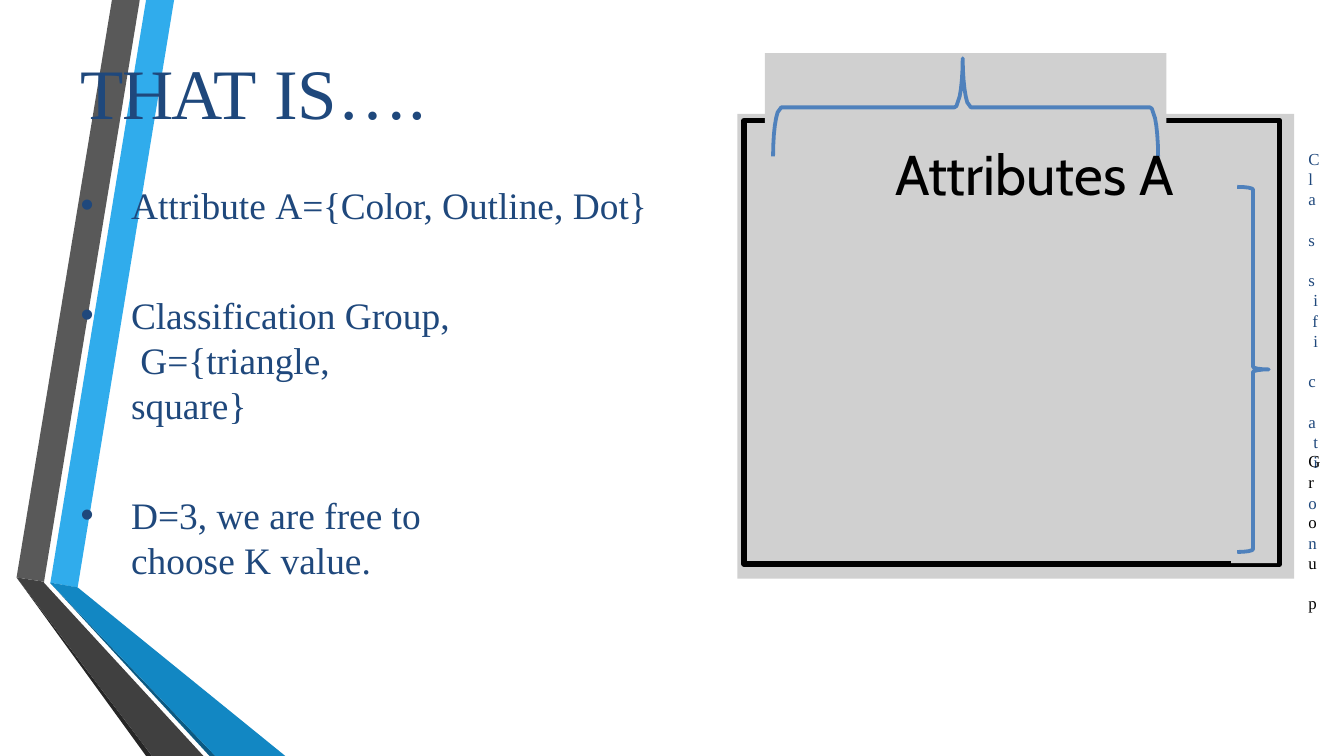
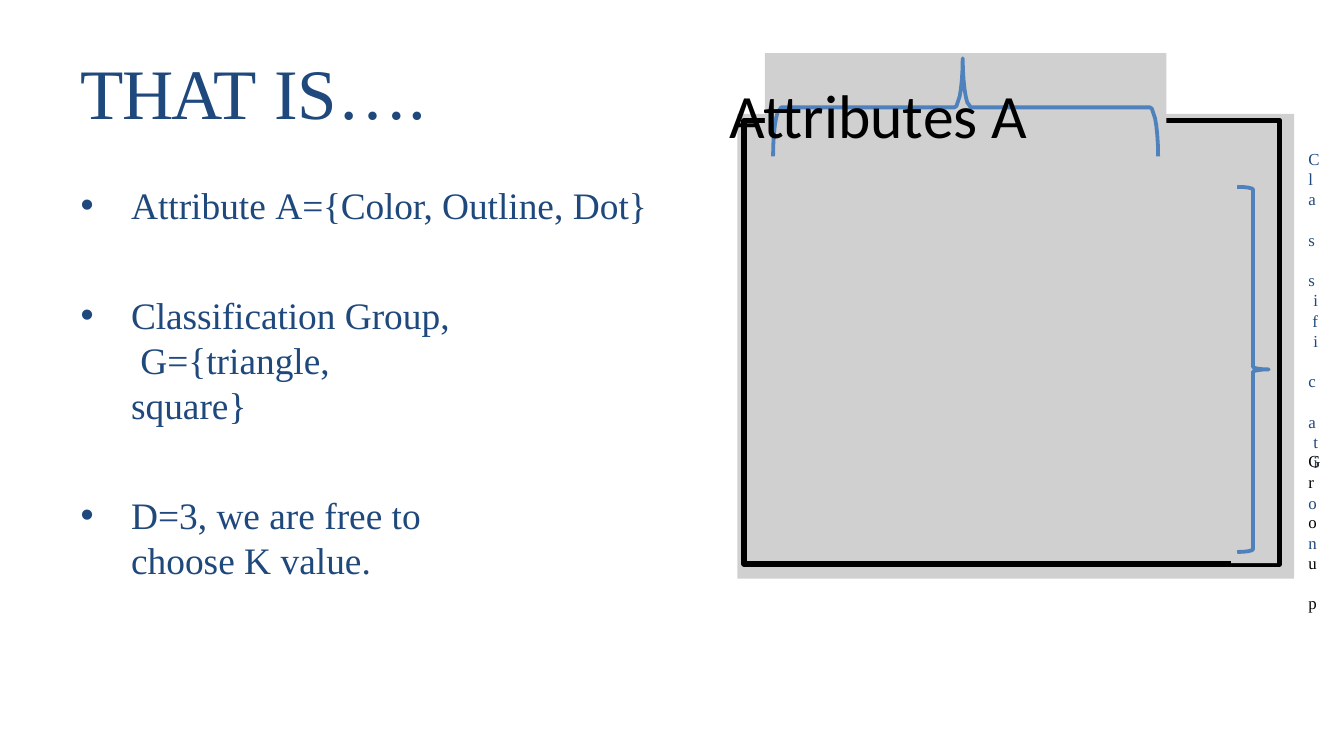
Before and after one commit to sanghmitras/knn_character_recognition, a slide deck: slide 8 of knn ppt.pptx. Drawn at 1344x756 pixels with LibreOffice and Linux fonts; fonts in the diff are those of the drawing; grey boxes stand for pictures; background and template pictures are left out. Boxes give left, top, right and bottom in pixels: in the first picture for what was removed or moved away, otherwise in the second. Text is boxed around its words. In the diff, an @@ line names an element or a change of style, - is before the commit and + after.

```diff
--- a/knn ppt.pptx
+++ b/knn ppt.pptx
@@ title "Attributes A": place and size @@
-title "Attributes A" at (895, 148, 1173, 196)
+title "Attributes A" at (730, 87, 1028, 153)
@@ title "Attributes A" at (730, 87, 1028, 153): size 30 to 33 pt, font Cabin to Calibri; alignment centre to left @@
@@ group removed at (16, 0, 286, 756): 6 freeform shapes @@
```
Also in this commit, not shown: 20 other slides changed, 1 slide added, 1 slide removed.
